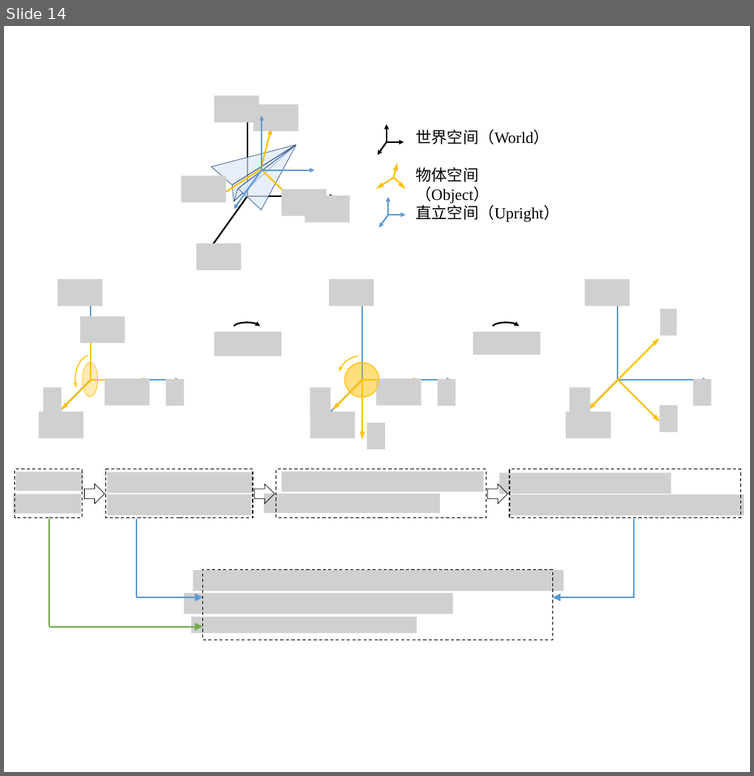
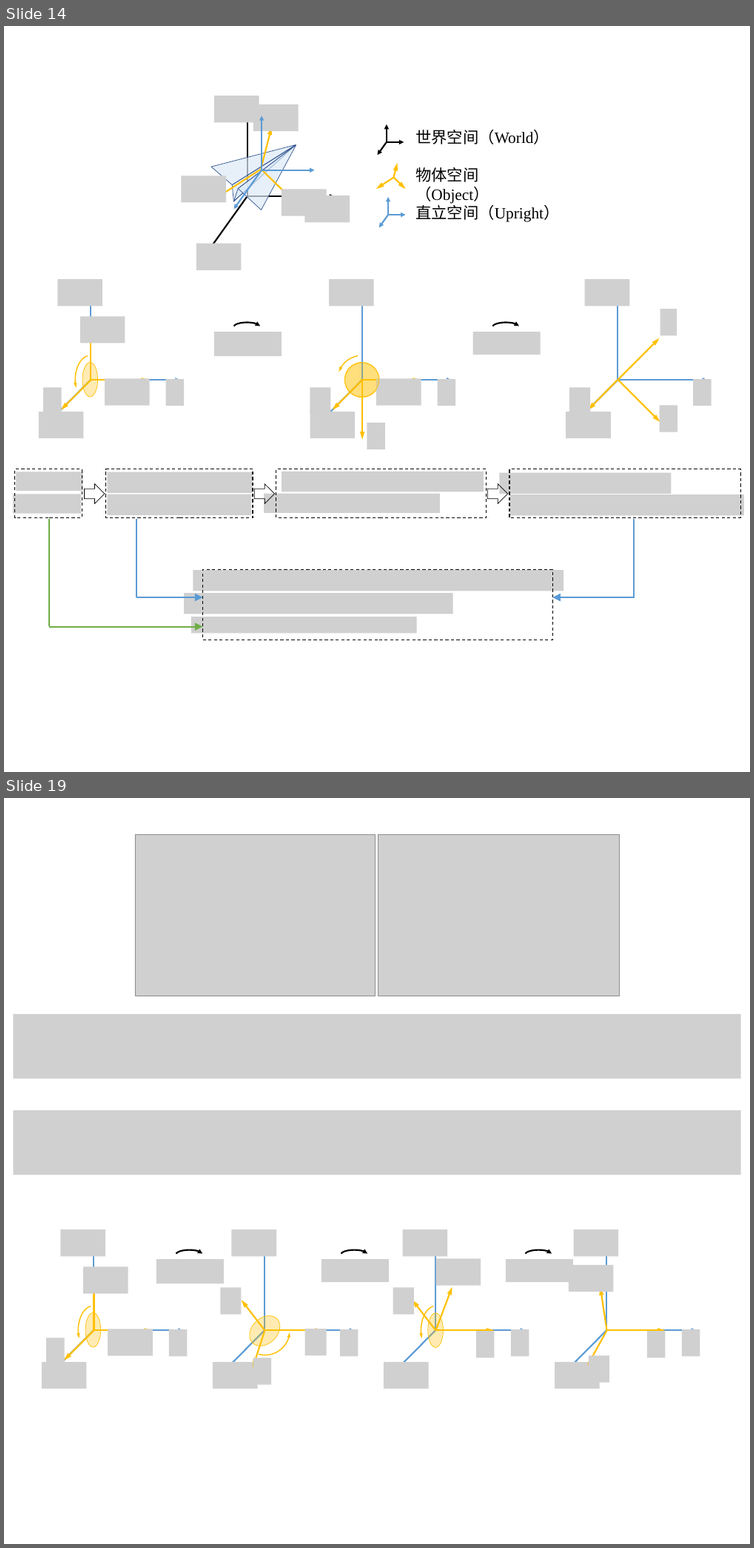
Before and after one commit to ydc258ttbaby/ydc, a slide deck: workfiles/RTR4/绘图.pptx. Shown one above the other, each under a label of ours: slide 14 before the commit, slides 14 and 19 after it; the slides between them are not shown. The pictures are 754x776 and 754x1548 pixels, drawn with LibreOffice and Linux fonts; fonts in the diff are those of the drawing; grey boxes stand for pictures. Boxes give left, top, right and bottom in pixels: in the first picture for what was removed or moved away, otherwise in the second. Text is boxed around its words. In the diff, an @@ line names an element or a change of style, - is before the commit and + after.

```diff
--- a/workfiles/RTR4/绘图.pptx
+++ b/workfiles/RTR4/绘图.pptx
@@ slide 19 added at (4,798,750,1544), background #FFFFFF @@
@@ rectangle added at (79,817,675,1013), fill #FFFFFF @@
@@ picture added at (135,835,375,996) @@
@@ picture added at (378,835,619,996) @@
@@ picture added at (13,1014,741,1078) @@
@@ picture added at (13,1110,741,1175) @@
@@ picture added at (156,1259,224,1283) @@
@@ arc (boxed as its full ellipse) added at (176,1249,203,1259), outline #000000 3 pt @@
@@ picture added at (321,1259,389,1282) @@
@@ arc (boxed as its full ellipse) added at (341,1249,367,1259), outline #000000 3 pt @@
@@ picture added at (506,1259,573,1282) @@
@@ arc (boxed as its full ellipse) added at (525,1249,552,1259), outline #000000 3 pt @@
@@ group added at (555,1229,700,1389): 6 arrows, 6 pictures @@
@@ group added at (42,1229,187,1389): 6 arrows, 6 pictures, 1 ellipse, 1 arc (boxed as its full ellipse) @@
@@ group added at (384,1229,529,1389): 6 arrows, 6 pictures, 1 ellipse, 1 arc (boxed as its full ellipse) @@
@@ group added at (213,1229,358,1389): 6 arrows, 6 pictures, 1 arc (boxed as its full ellipse), 1 ellipse @@
```
Also in this commit, not shown: 4 slides changed, 3 other slides added, 46 other files.
